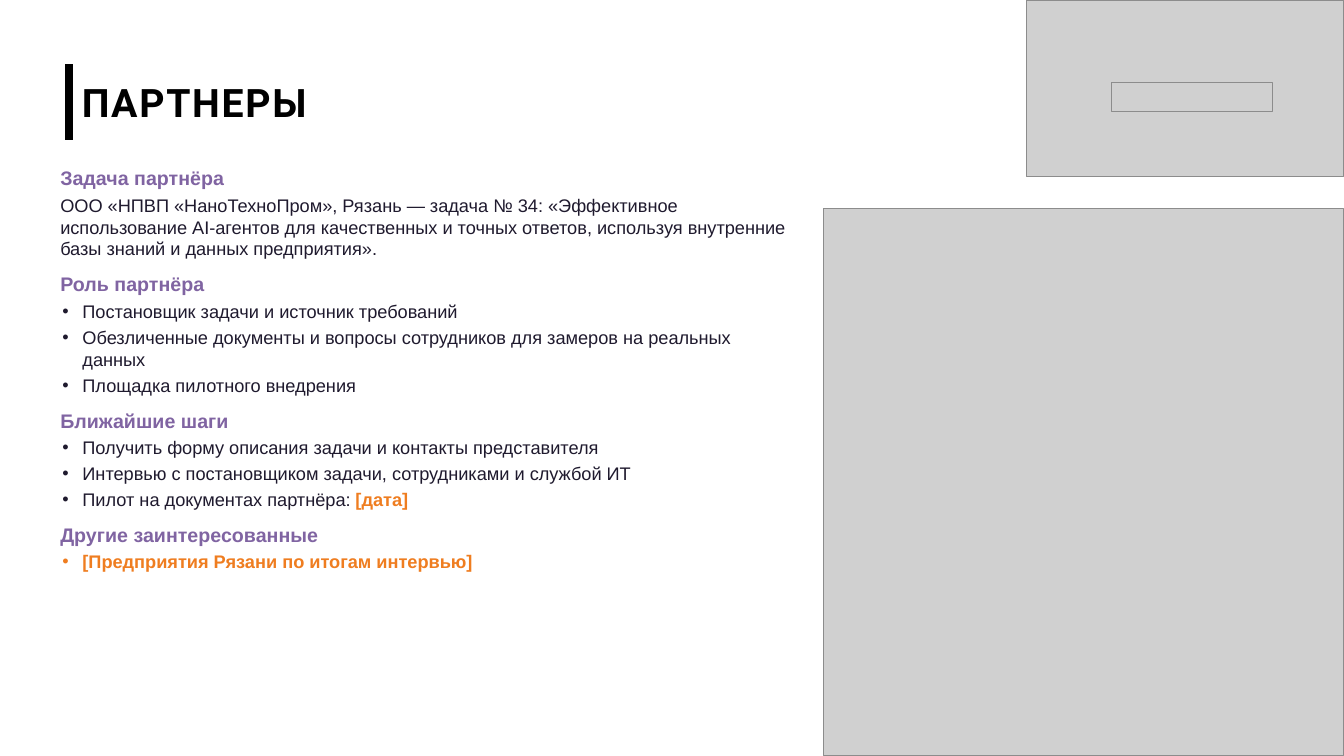
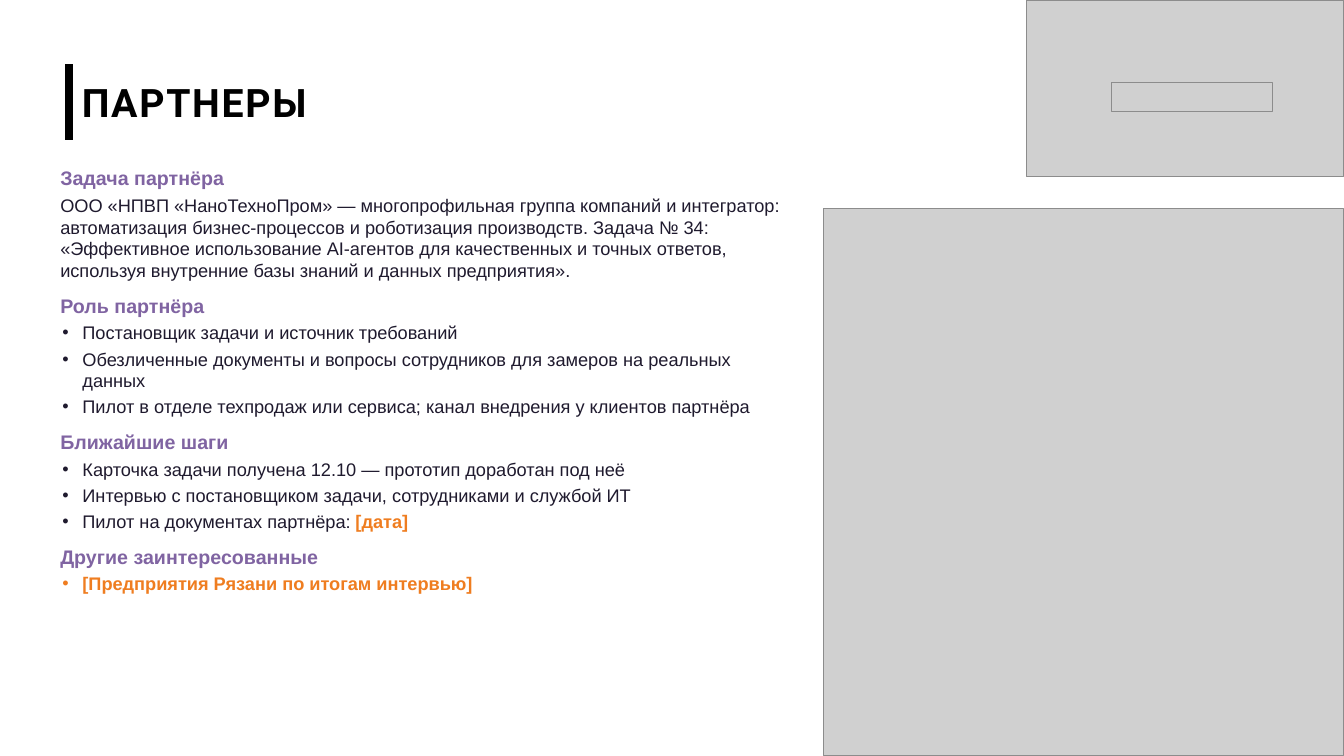
Before and after one commit to imaO0O/acselerator, a slide deck: slide 11 of docs/slides/prezentatsiya.pptx. Drawn at 1344x756 pixels with LibreOffice and Linux fonts; fonts in the diff are those of the drawing; grey boxes stand for pictures; background and template pictures are left out. Boxes give left, top, right and bottom in pixels: in the first picture for what was removed or moved away, otherwise in the second. Text is boxed around its words. In the diff, an @@ line names an element or a change of style, - is before the commit and + after.

```diff
--- a/docs/slides/prezentatsiya.pptx
+++ b/docs/slides/prezentatsiya.pptx
@@ text at (60, 198, 779, 281): text changed @@
-ООО «НПВП «НаноТехноПром», Рязань — задача № 34: «Эффективное использование AI-агентов для качественных и точных ответов, используя внутренние базы знаний и данных предприятия».
+ООО «НПВП «НаноТехноПром» — многопрофильная группа компаний и интегратор: автоматизация бизнес-процессов и роботизация производств. Задача № 34: «Эффективное использование AI-агентов для качественных и точных ответов, используя внутренние базы знаний и данных предприятия».
@@ text at (82, 400, 750, 417): text changed @@
-• Площадка пилотного внедрения
+• Пилот в отделе техпродаж или сервиса; канал внедрения у клиентов партнёра
@@ text at (82, 462, 625, 480): text changed @@
-• Получить форму описания задачи и контакты представителя
+• Карточка задачи получена 12.10 — прототип доработан под неё
```
Also in this commit, not shown: 10 other slides changed, 5 other files.
